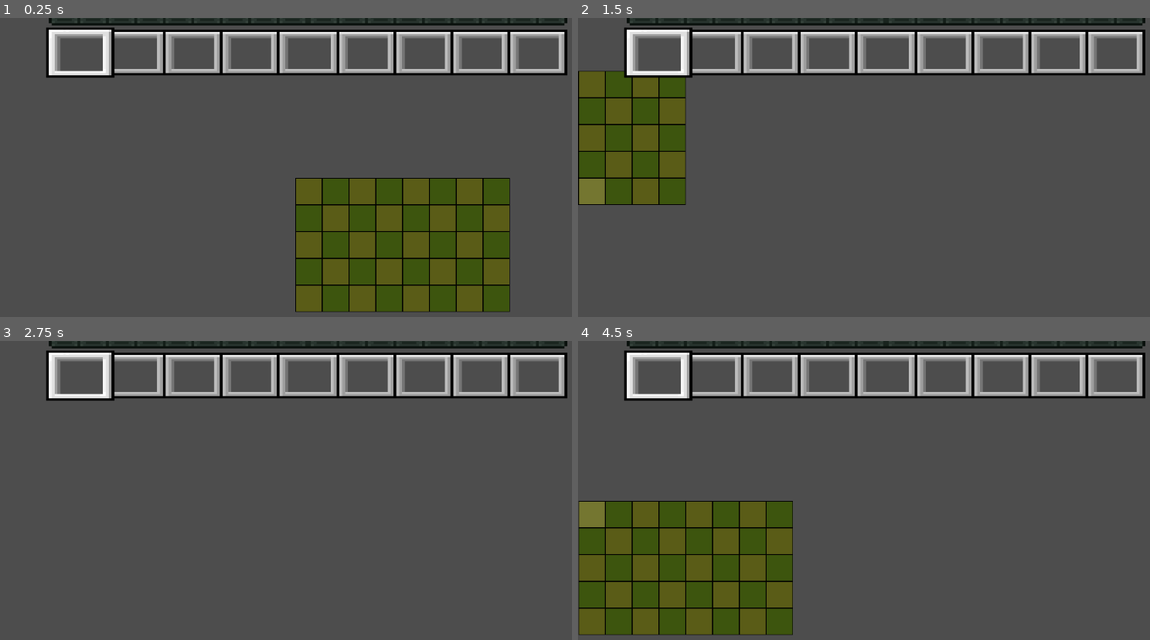
Above: before the commit, frames 1-4 (two rows, left to right).
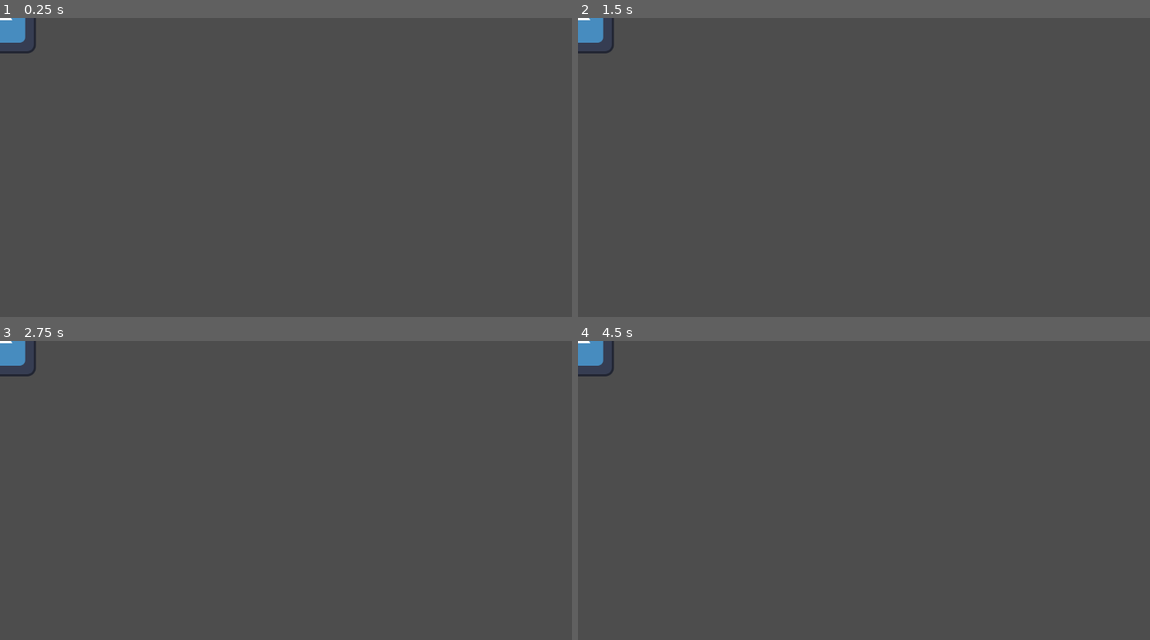
Above: after the commit, the same moments.

Repository: ClimbingWolf/Developing-Natural-Amalgams
Game: Godot game, scene res://crocodile_head.tscn
Two runs of this game, one before a commit and one after it. Both use one fixed random seed, a clock stepped at 60 frames per second and the inputs below. Before the commit the project starts from res://main.tscn. The engine's default icon, where the game draws it, is replaced by a stand-in: a white triangle on a blue panel in a dark square.
Inputs (mouse positions are in pixels of both pictures, inside the frame that each line leads up to):
- Up to frame 1 (0.25 s): no input
- Up to frame 2 (1.5 s): tap Enter at 0.5 s; hold D (right) 0.53-1.28 s; click (886, 191) at 0.67 s; move the mouse to (589, 191) at 1.27 s; hold S (down) from 1.28 s (still down); click (589, 191) at 1.42 s
- Up to frame 3 (2.75 s): move the mouse to (371, 436) at 2.02 s; release S (down) at 2.03 s; hold D (right) from 2.03 s (still down)
- Up to frame 4 (4.5 s): tap Space at 2.75 s; move the mouse to (858, 583) at 2.77 s; release D (right) at 2.78 s; hold W (up) 2.78-3.53 s; click (858, 583) at 2.92 s; tap Enter at 3.5 s; move the mouse to (1069, 565) at 3.52 s; hold Left (left) from 3.53 s (still down); move the mouse to (589, 514) at 4.27 s; click (589, 514) at 4.42 s

The runs differ from the first frame. In frame 1, 27% of the frame differs, in the area x 0-100%, y 0-99%; in frame 2, 18%; in frame 3, 9.8%; in frame 4, 27%.

Commit message:
started working on body and head

Diff:
--- /dev/null
+++ b/Amalgam/AmalgamBody.gd
@@ -0,0 +1,6 @@
+extends Node
+
+class_name Amalgam_body
+
+@export var atk_mult: float
+@export var hp_mult: float
--- /dev/null
+++ b/Amalgam/AmalgamHead.gd
@@ -0,0 +1,12 @@
+extends Node
+
+class_name Amalgam_head
+
+@export var hp:int
+@export var damage:int
+@export var range:float
+@export var speed:float
+@export var defense:int
+
+func attack():
+	pass
--- /dev/null
+++ b/cheetah_body.tscn
@@ -0,0 +1,3 @@
+[gd_scene format=3 uid="uid://bdawqb80i4wdy"]
+
+[node name="Cheetah body" type="Node2D" unique_id=7729438]
--- a/crocodile_body.tscn
+++ /dev/null
@@ -1,3 +0,0 @@
-[gd_scene format=3 uid="uid://c2no4n0our3vs"]
-
-[node name="Crocodile Body" type="Node2D" unique_id=2124160809]
--- /dev/null
+++ b/crocodile_head.gd
@@ -0,0 +1,23 @@
+extends Amalgam_head
+
+var canAttack = false
+
+func _ready() -> void:
+	$AttackCooldown.wait_time = speed
+	$AttackCooldown.start()
+
+func _process(delta: float) -> void:
+	if canAttack:
+		#if detect enemies inside the collision
+		print("attacked!!!!")
+		attack()
+		canAttack = false
+		$AttackCooldown.start()
+	pass
+
+func attack():
+	print("hi i attacked")
+
+func _on_attack_cooldown_timeout() -> void:
+	canAttack = true
+	pass
--- /dev/null
+++ b/crocodile_head.tscn
@@ -0,0 +1,25 @@
+[gd_scene format=3 uid="uid://c2no4n0our3vs"]
+
+[ext_resource type="Script" uid="uid://8ws6sdvm7ws4" path="res://crocodile_head.gd" id="1_1wcwr"]
+[ext_resource type="Texture2D" uid="uid://ddr0uphlaa7nh" path="res://icon.svg" id="2_u7wbh"]
+
+[sub_resource type="RectangleShape2D" id="RectangleShape2D_00d32"]
+size = Vector2(161.875, 126.875)
+
+[node name="Crocodile head" type="Node2D" unique_id=2124160809]
+script = ExtResource("1_1wcwr")
+speed = 5.0
+
+[node name="Icon" type="Sprite2D" parent="." unique_id=1965967158]
+position = Vector2(3, 2)
+texture = ExtResource("2_u7wbh")
+
+[node name="ChompArea" type="Area2D" parent="." unique_id=1802048398]
+
+[node name="CollisionShape2D" type="CollisionShape2D" parent="ChompArea" unique_id=1855626855]
+position = Vector2(151.9375, 1.5625)
+shape = SubResource("RectangleShape2D_00d32")
+
+[node name="AttackCooldown" type="Timer" parent="." unique_id=116576876]
+
+[connection signal="timeout" from="AttackCooldown" to="." method="_on_attack_cooldown_timeout"]
--- a/project.godot
+++ b/project.godot
@@ -11,7 +11,7 @@
 [application]
 
 config/name="DNA-Game"
-run/main_scene="uid://eecdrcl7vp7g"
+run/main_scene="uid://c2no4n0our3vs"
 config/features=PackedStringArray("4.6", "Forward Plus")
 config/icon="res://icon.svg"
 
Not shown, added: Amalgam/AmalgamBody.gd.uid
Not shown, added: Amalgam/AmalgamHead.gd.uid
Not shown, added: crocodile_head.gd.uid
